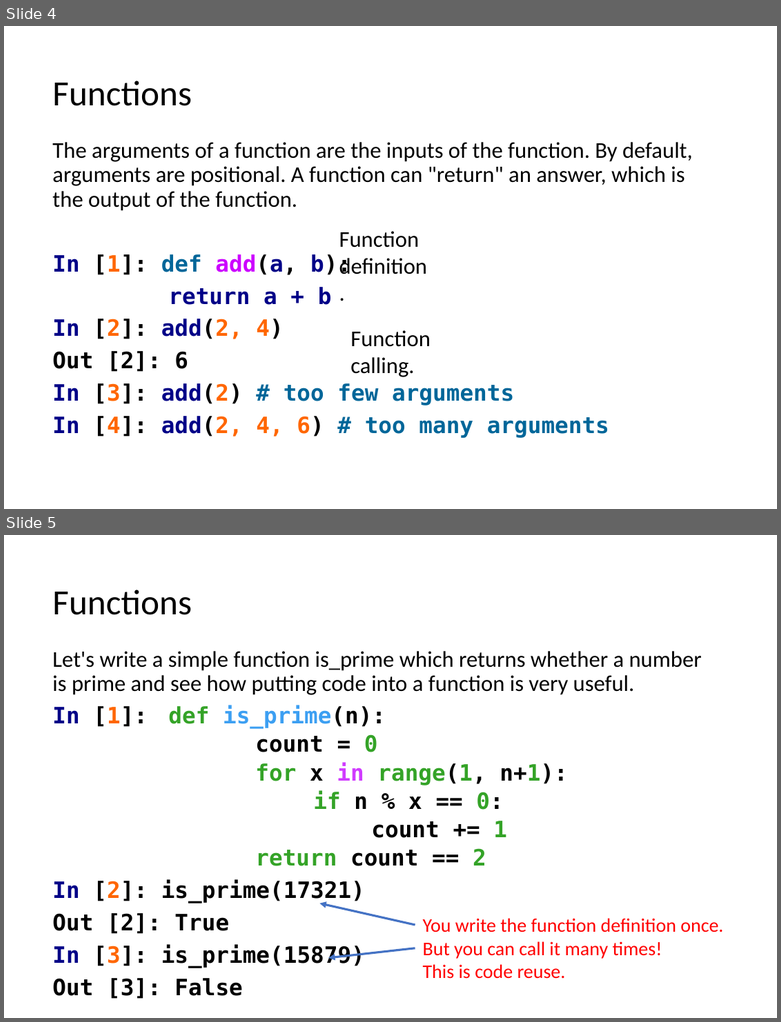
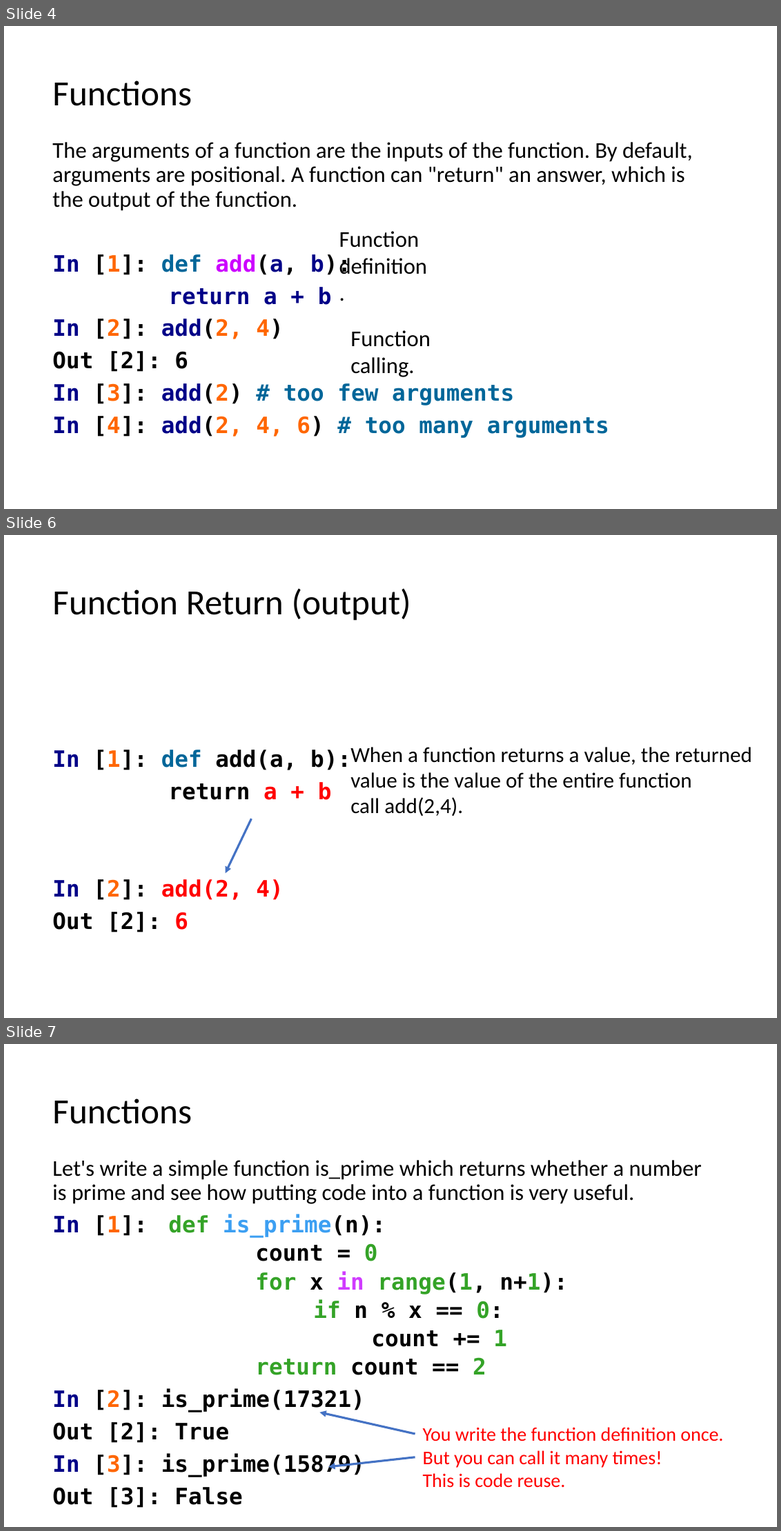
Before and after one commit to LongBaoNguyen/longbaonguyen.github.io, a slide deck: courses/apcsp/lect8.pptx. Shown one above the other, each under a label of ours: slides 4 and 5 before the commit, slides 4, 6 and 7 after it; the slides between them are not shown. The pictures are 781x1022 and 781x1531 pixels, drawn with LibreOffice and Linux fonts; fonts in the diff are those of the drawing. Boxes give left, top, right and bottom in pixels: in the first picture for what was removed or moved away, otherwise in the second. Text is boxed around its words. In the diff, an @@ line names an element or a change of style, - is before the commit and + after.

```diff
--- a/courses/apcsp/lect8.pptx
+++ b/courses/apcsp/lect8.pptx
@@ slide 6 added at [4, 535, 777, 1018], background #FFFFFF @@
@@ title added at [52, 588, 411, 621], 33 pt, text #000000 @@
+Function Return (output)
@@ text added at [52, 748, 351, 932], 21 pt, text #000000, bold @@
+In [1]: def add(a, b):
+return a + b
+In [2]: add(2, 4)
+Out [2]: 6
@@ text added at [350, 747, 752, 816], 20 pt, text #000000 @@
+When a function returns a value, the returned
+value is the value of the entire function
+call add(2,4).
@@ arrow added from (251, 819) to (225, 874), #4472C4 2 pt @@
@@ what was slide 5 is now slide 7 @@
```
Also in this commit, not shown: 3 other slides added, 3 other files.
